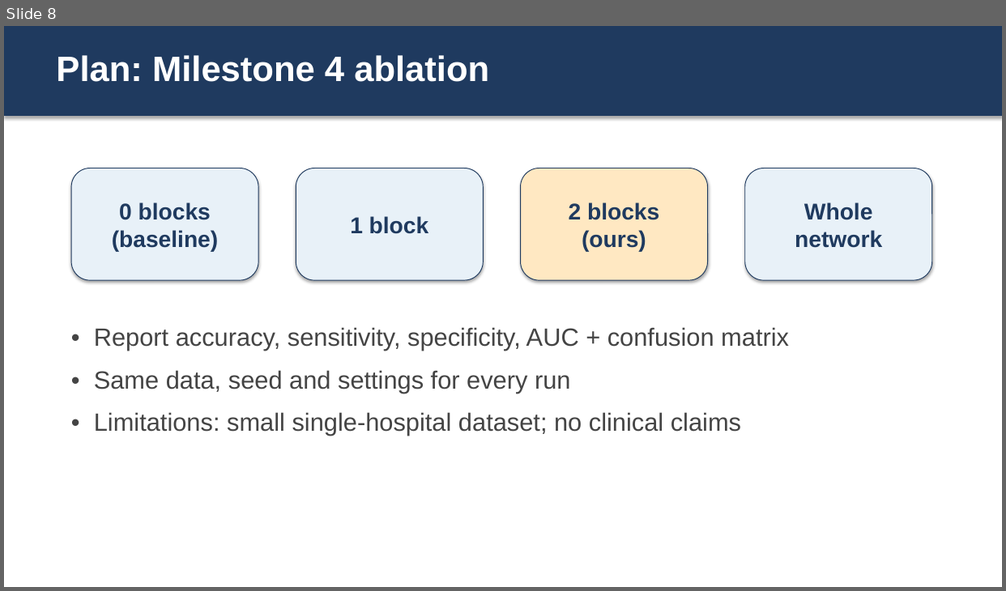
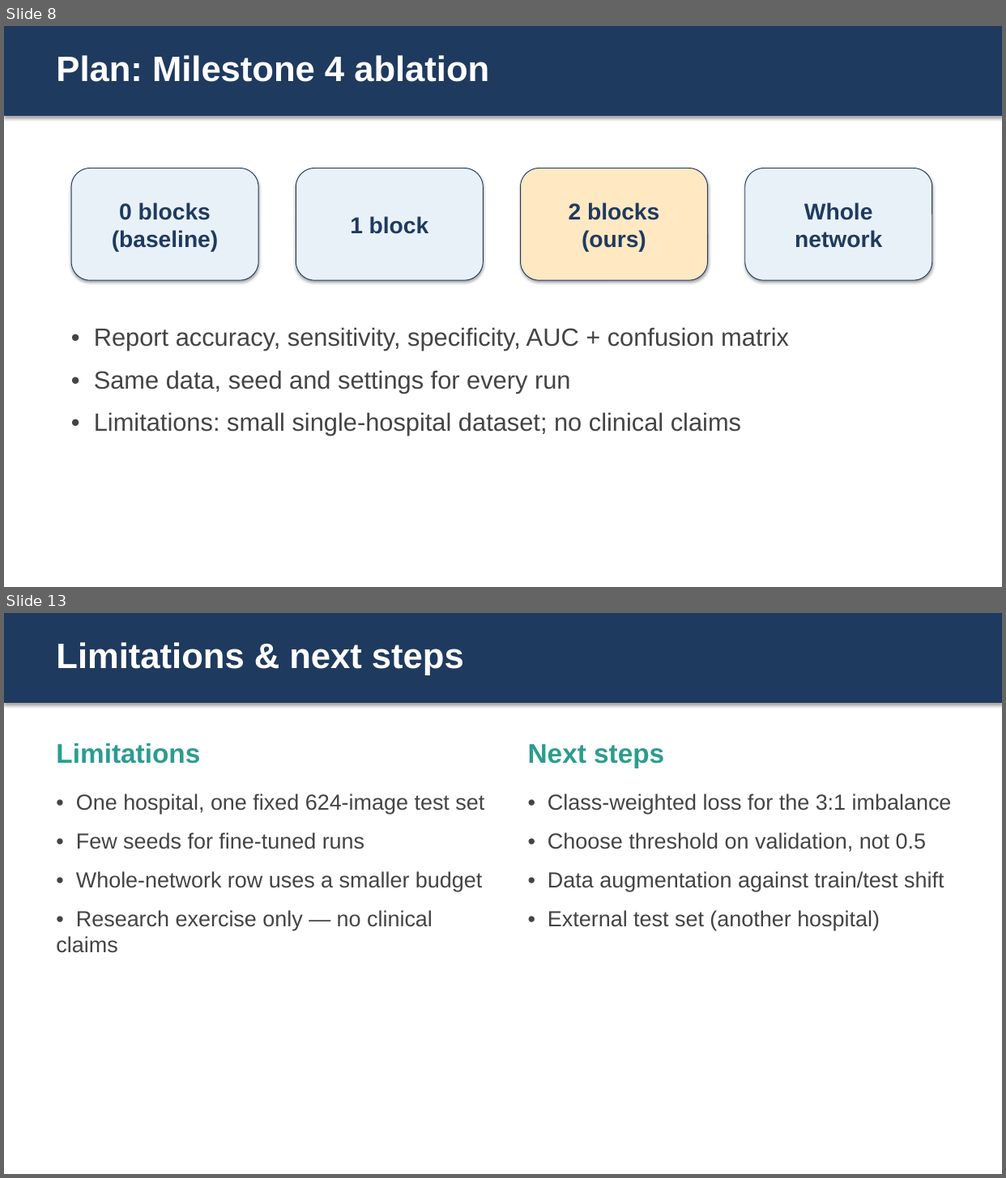
Before and after one commit to Vaiditya2207/pneumonia-cxr-reproduction, a slide deck: milestone3/slides.pptx. Shown one above the other, each under a label of ours: slide 8 before the commit, slides 8 and 13 after it; the slides between them are not shown. The pictures are 1006x591 and 1006x1178 pixels, drawn with LibreOffice and Linux fonts; fonts in the diff are those of the drawing. Boxes give left, top, right and bottom in pixels: in the first picture for what was removed or moved away, otherwise in the second. Text is boxed around its words. In the diff, an @@ line names an element or a change of style, - is before the commit and + after.

```diff
--- a/milestone3/slides.pptx
+++ b/milestone3/slides.pptx
@@ slide 13 added at bbox=[4, 613, 1002, 1174], background #FFFFFF @@
@@ rectangle added at bbox=[4, 613, 1002, 703], fill #1F3A5F @@
@@ text added at bbox=[56, 642, 464, 675], 34 pt, text #FFFFFF, bold @@
+Limitations & next steps
@@ text added at bbox=[56, 743, 200, 764], 26 pt, text #2A9D8F, bold @@
+Limitations
@@ text added at bbox=[528, 744, 664, 769], 26 pt, text #2A9D8F, bold @@
+Next steps
@@ text added at bbox=[56, 794, 484, 953], 21 pt, text #444444 @@
+• One hospital, one fixed 624-image test set
+• Few seeds for fine-tuned runs
+• Whole-network row uses a smaller budget
+• Research exercise only — no clinical claims
@@ text added at bbox=[548, 794, 952, 931], 21 pt, text #444444 @@
+• Class-weighted loss for the 3:1 imbalance
+• Choose threshold on validation, not 0.5
+• Data augmentation against train/test shift
+• External test set (another hospital)
```
Also in this commit, not shown: 1 slide changed, 5 other slides added, 13 other files.
